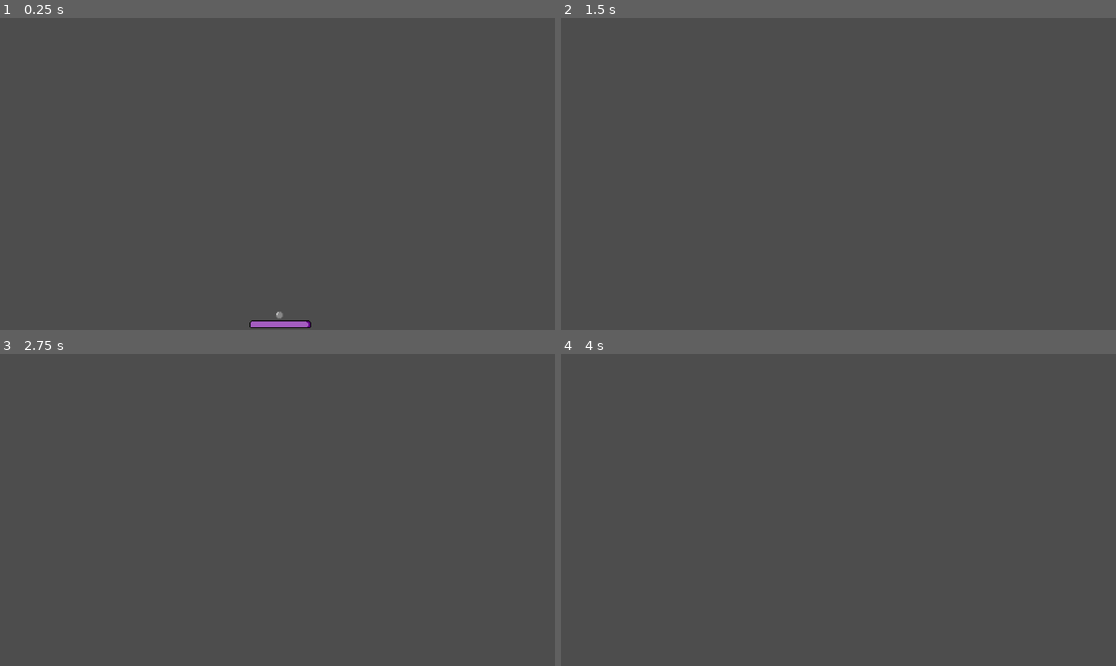
Above: before the commit, frames 1-4 (two rows, left to right).
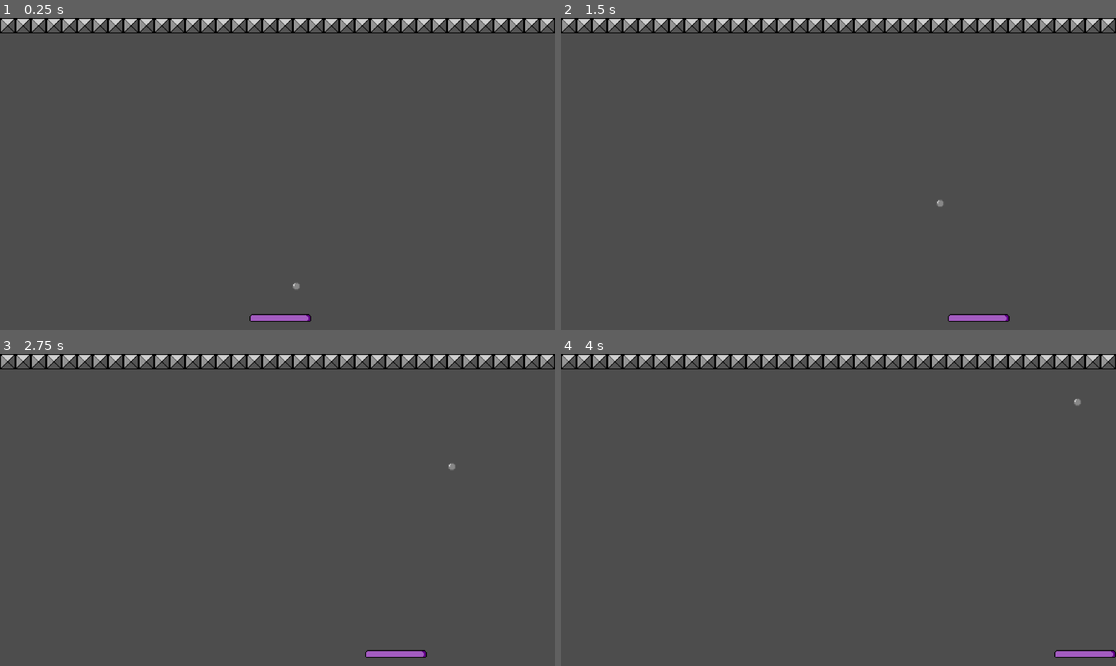
Above: after the commit, the same moments.

Repository: Morswin/Brick-Smasher
Game: Godot game, scene res://game_loop.tscn
Same seed, same stepped clock (60 frames per second), same inputs: the game is played once before the commit and once after it.
Inputs:
- Up to frame 1 (0.25 s): no input
- Up to frame 2 (1.5 s): tap Enter (ui_accept) at 0.5, 0.6, 0.77, 1.07, 1.35 s; hold Right (ui_right) from 0.53 s (still down)
- Up to frame 3 (2.75 s): tap Enter (ui_accept) at 1.52, 1.82, 2.1 s; release Right (ui_right) at 2.03 s; hold Left (ui_left) from 2.03 s (still down)
- Up to frame 4 (4 s): tap Enter (ui_accept) at 2.75, 2.85, 3.02, 3.32, 3.6, 3.77 s; release Left (ui_left) at 2.78 s; hold Right (ui_right) from 2.78 s (still down)

The runs differ from the first frame. In frame 1, 3.7% of the frame differs, in the area x 0-100%, y 0-100%; in frame 2, 3.4%; in frame 3, 3.4%; in frame 4, 3.4%.

Commit message:
Changed top edge

Diff:
--- a/ball/ball.gd
+++ b/ball/ball.gd
@@ -1,11 +1,13 @@
 extends RigidBody2D
+class_name Ball
 
 
-# Called when the node enters the scene tree for the first time.
-func _ready():
-	pass # Replace with function body.
+const SPEED = 150
 
 
-# Called every frame. 'delta' is the elapsed time since the previous frame.
+func _ready():
+	linear_velocity = Vector2(1, -1) * SPEED
+
+
 func _process(delta):
 	pass
--- a/ball/ball.tscn
+++ b/ball/ball.tscn
@@ -7,6 +7,7 @@
 size = Vector2(16, 16)
 
 [node name="ball" type="RigidBody2D"]
+gravity_scale = 0.0
 script = ExtResource("1_kmj2b")
 
 [node name="CollisionShape2D" type="CollisionShape2D" parent="."]
--- a/deflector/deflector.gd
+++ b/deflector/deflector.gd
@@ -1,24 +1,24 @@
 extends CharacterBody2D
+class_name Deflector
+
+
+enum hloding_ball {
+	holding,
+	not_holding,
+	game_just_started
+}
 
 
 const SPEED = 300.0
-#const JUMP_VELOCITY = -400.0
 
-# Get the gravity from the project settings to be synced with RigidBody nodes.
-#var gravity = ProjectSettings.get_setting("physics/2d/default_gravity")
+var holding_ball_state := hloding_ball.game_just_started
+
+
+func _ready():
+	pass
 
 
 func _physics_process(_delta):
-	# Add the gravity.
-	#if not is_on_floor():
-		#velocity.y += gravity * delta
-
-	# Handle jump.
-	#if Input.is_action_just_pressed("ui_accept") and is_on_floor():
-		#velocity.y = JUMP_VELOCITY
-
-	# Get the input direction and handle the movement/deceleration.
-	# As good practice, you should replace UI actions with custom gameplay actions.
 	var direction = Input.get_axis("ui_left", "ui_right")
 	if direction:
 		velocity.x = direction * SPEED
--- a/deflector/deflector.tscn
+++ b/deflector/deflector.tscn
@@ -18,10 +18,13 @@
 shape = SubResource("RectangleShape2D_aqmjn")
 
 [node name="LeftMarker" type="Marker2D" parent="."]
-position = Vector2(-32, -4)
+position = Vector2(-64, -8)
 
 [node name="CenterMarker" type="Marker2D" parent="."]
-position = Vector2(0, -4)
+position = Vector2(0, -8)
 
 [node name="RightMarker" type="Marker2D" parent="."]
-position = Vector2(32, -4)
+position = Vector2(64, -8)
+
+[node name="Marker2D" type="Marker2D" parent="."]
+position = Vector2(0, -20)
--- /dev/null
+++ b/edge/edge.tscn
@@ -0,0 +1,16 @@
+[gd_scene load_steps=3 format=3 uid="uid://bh8spe44886s6"]
+
+[ext_resource type="Texture2D" uid="uid://44rq2wbhudu2" path="res://graphics/edge/edge.png" id="1_6apaf"]
+
+[sub_resource type="RectangleShape2D" id="RectangleShape2D_wfw14"]
+size = Vector2(32, 32)
+
+[node name="edge" type="StaticBody2D"]
+
+[node name="CollisionShape2D" type="CollisionShape2D" parent="."]
+shape = SubResource("RectangleShape2D_wfw14")
+
+[node name="Edge" type="Sprite2D" parent="."]
+texture_filter = 1
+scale = Vector2(2, 2)
+texture = ExtResource("1_6apaf")
--- a/game_loop.tscn
+++ b/game_loop.tscn
@@ -2,12 +2,10 @@
 
 [ext_resource type="PackedScene" uid="uid://cpkvgqw024kep" path="res://deflector/deflector.tscn" id="1_t2grt"]
 [ext_resource type="PackedScene" uid="uid://jdpoenn4h3sd" path="res://ball/ball.tscn" id="2_8mk78"]
+[ext_resource type="PackedScene" uid="uid://bh8spe44886s6" path="res://edge/edge.tscn" id="3_q17ps"]
 
 [sub_resource type="RectangleShape2D" id="RectangleShape2D_wscy4"]
 size = Vector2(20, 648)
-
-[sub_resource type="RectangleShape2D" id="RectangleShape2D_7yuog"]
-size = Vector2(1152, 20)
 
 [node name="game loop" type="Node2D"]
 
@@ -33,8 +31,112 @@
 position = Vector2(1162, 324)
 shape = SubResource("RectangleShape2D_wscy4")
 
-[node name="top edge" type="StaticBody2D" parent="edges"]
+[node name="edge top" type="Node2D" parent="edges"]
 
-[node name="CollisionShape2D" type="CollisionShape2D" parent="edges/top edge"]
-position = Vector2(576, -10)
-shape = SubResource("RectangleShape2D_7yuog")
+[node name="edge4" parent="edges/edge top" instance=ExtResource("3_q17ps")]
+position = Vector2(112, 16)
+
+[node name="edge" parent="edges/edge top" instance=ExtResource("3_q17ps")]
+position = Vector2(48, 16)
+
+[node name="edge2" parent="edges/edge top" instance=ExtResource("3_q17ps")]
+position = Vector2(16, 16)
+
+[node name="edge3" parent="edges/edge top" instance=ExtResource("3_q17ps")]
+position = Vector2(80, 16)
+
+[node name="edge5" parent="edges/edge top" instance=ExtResource("3_q17ps")]
+position = Vector2(144, 16)
+
+[node name="edge6" parent="edges/edge top" instance=ExtResource("3_q17ps")]
+position = Vector2(176, 16)
+
+[node name="edge7" parent="edges/edge top" instance=ExtResource("3_q17ps")]
+position = Vector2(304, 16)
+
+[node name="edge8" parent="edges/edge top" instance=ExtResource("3_q17ps")]
+position = Vector2(240, 16)
+
+[node name="edge9" parent="edges/edge top" instance=ExtResource("3_q17ps")]
+position = Vector2(208, 16)
+
+[node name="edge10" parent="edges/edge top" instance=ExtResource("3_q17ps")]
+position = Vector2(272, 16)
+
+[node name="edge11" parent="edges/edge top" instance=ExtResource("3_q17ps")]
+position = Vector2(336, 16)
+
+[node name="edge12" parent="edges/edge top" instance=ExtResource("3_q17ps")]
+position = Vector2(368, 16)
+
+[node name="edge13" parent="edges/edge top" instance=ExtResource("3_q17ps")]
+position = Vector2(496, 16)
+
+[node name="edge14" parent="edges/edge top" instance=ExtResource("3_q17ps")]
+position = Vector2(432, 16)
+
+[node name="edge15" parent="edges/edge top" instance=ExtResource("3_q17ps")]
+position = Vector2(400, 16)
+
+[node name="edge16" parent="edges/edge top" instance=ExtResource("3_q17ps")]
+position = Vector2(464, 16)
+
+[node name="edge17" parent="edges/edge top" instance=ExtResource("3_q17ps")]
+position = Vector2(528, 16)
+
+[node name="edge18" parent="edges/edge top" instance=ExtResource("3_q17ps")]
+position = Vector2(560, 16)
+
+[node name="edge19" parent="edges/edge top" instance=ExtResource("3_q17ps")]
+position = Vector2(688, 16)
+
+[node name="edge20" parent="edges/edge top" instance=ExtResource("3_q17ps")]
+position = Vector2(624, 16)
+
+[node name="edge21" parent="edges/edge top" instance=ExtResource("3_q17ps")]
+position = Vector2(592, 16)
+
+[node name="edge22" parent="edges/edge top" instance=ExtResource("3_q17ps")]
+position = Vector2(656, 16)
+
+[node name="edge23" parent="edges/edge top" instance=ExtResource("3_q17ps")]
+position = Vector2(720, 16)
+
+[node name="edge24" parent="edges/edge top" instance=ExtResource("3_q17ps")]
+position = Vector2(752, 16)
+
+[node name="edge25" parent="edges/edge top" instance=ExtResource("3_q17ps")]
+position = Vector2(880, 16)
+
+[node name="edge26" parent="edges/edge top" instance=ExtResource("3_q17ps")]
+position = Vector2(816, 16)
+
+[node name="edge27" parent="edges/edge top" instance=ExtResource("3_q17ps")]
+position = Vector2(784, 16)
+
+[node name="edge28" parent="edges/edge top" instance=ExtResource("3_q17ps")]
+position = Vector2(848, 16)
+
+[node name="edge29" parent="edges/edge top" instance=ExtResource("3_q17ps")]
+position = Vector2(912, 16)
+
+[node name="edge30" parent="edges/edge top" instance=ExtResource("3_q17ps")]
+position = Vector2(944, 16)
+
+[node name="edge31" parent="edges/edge top" instance=ExtResource("3_q17ps")]
+position = Vector2(1072, 16)
+
+[node name="edge32" parent="edges/edge top" instance=ExtResource("3_q17ps")]
+position = Vector2(1008, 16)
+
+[node name="edge33" parent="edges/edge top" instance=ExtResource("3_q17ps")]
+position = Vector2(976, 16)
+
+[node name="edge34" parent="edges/edge top" instance=ExtResource("3_q17ps")]
+position = Vector2(1040, 16)
+
+[node name="edge35" parent="edges/edge top" instance=ExtResource("3_q17ps")]
+position = Vector2(1104, 16)
+
+[node name="edge36" parent="edges/edge top" instance=ExtResource("3_q17ps")]
+position = Vector2(1136, 16)
Binary file added: graphics/edge/edge.png
Not shown, added: graphics/edge/edge.png.import
Not shown, added: graphics/edge/edge.kra
